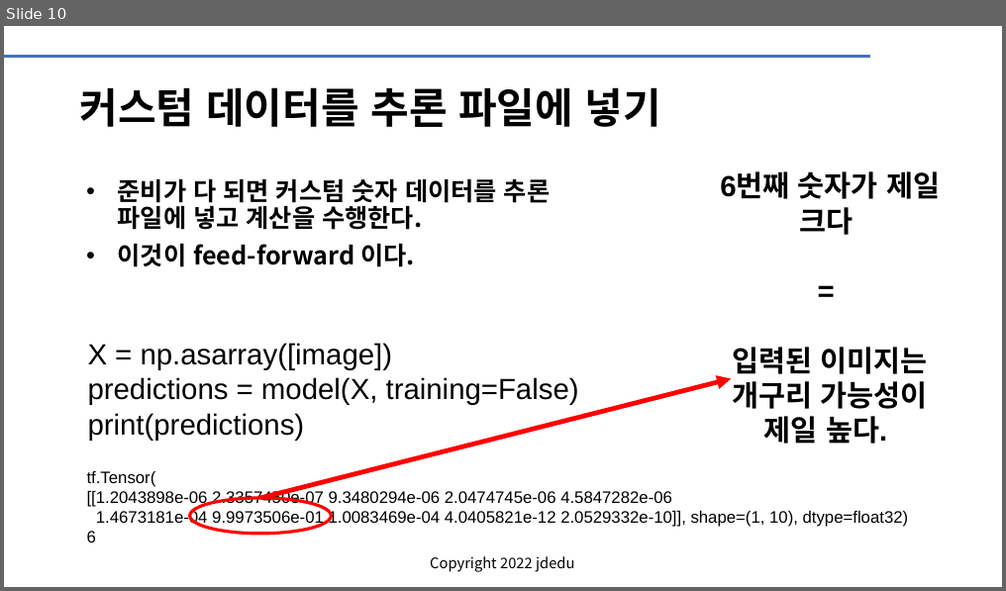
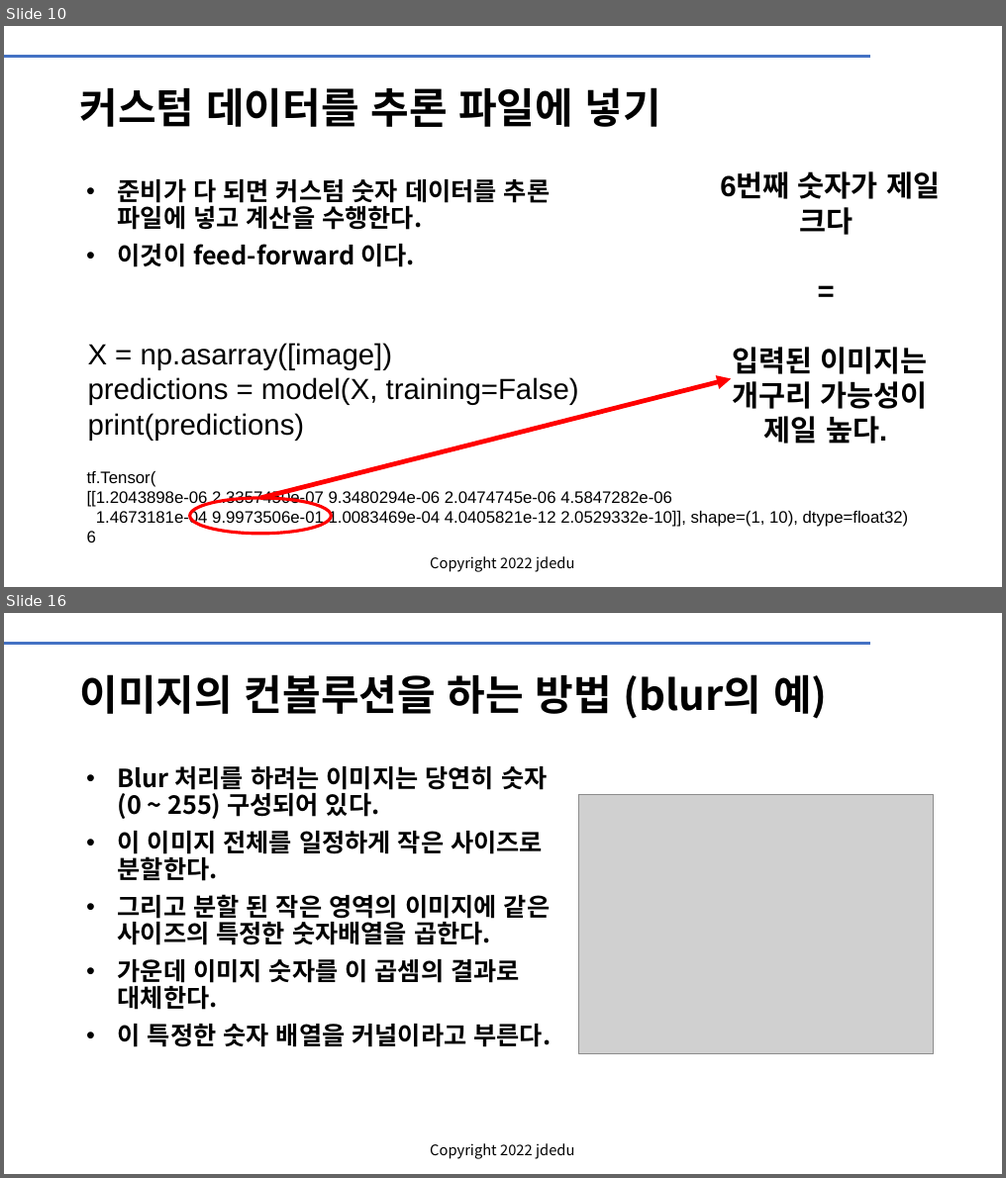
Before and after one commit to cobit-git/KOPO, a slide deck: CNN의_활용_1_CIFAR10.pptx. Shown one above the other, each under a label of ours: slide 10 before the commit, slides 10 and 16 after it; the slides between them are not shown. The pictures are 1006x591 and 1006x1178 pixels, drawn with LibreOffice and Linux fonts; fonts in the diff are those of the drawing; grey boxes stand for pictures; background and template pictures are left out. Boxes give left, top, right and bottom in pixels: in the first picture for what was removed or moved away, otherwise in the second. Text is boxed around its words. In the diff, an @@ line names an element or a change of style, - is before the commit and + after.

```diff
--- a/CNN의_활용_1_CIFAR10.pptx
+++ b/CNN의_활용_1_CIFAR10.pptx
@@ slide 16 added at <box>4,613,1002,1174</box>, background #FFFFFF; not listed: 2 template elements that a slide beside it also shows @@
@@ title added at <box>80,674,828,719</box>, 40 pt, text #000000, bold @@
+이미지의 컨볼루션을 하는 방법 (blur의 예)
@@ text added at <box>118,766,551,1048</box>, 24 pt, text #000000, bold @@
+• Blur 처리를 하려는 이미지는 당연히 숫자 (0 ~ 255) 구성되어 있다.
+• 이 이미지 전체를 일정하게 작은 사이즈로 분할한다.
+• 그리고 분할 된 작은 영역의 이미지에 같은 사이즈의 특정한 숫자배열을 곱한다.
+• 가운데 이미지 숫자를 이 곱셈의 결과로 대체한다.
+• 이 특정한 숫자 배열을 커널이라고 부른다.
@@ picture added at <box>579,795,934,1055</box> @@
```
Also in this commit, not shown: 7 other slides added.
